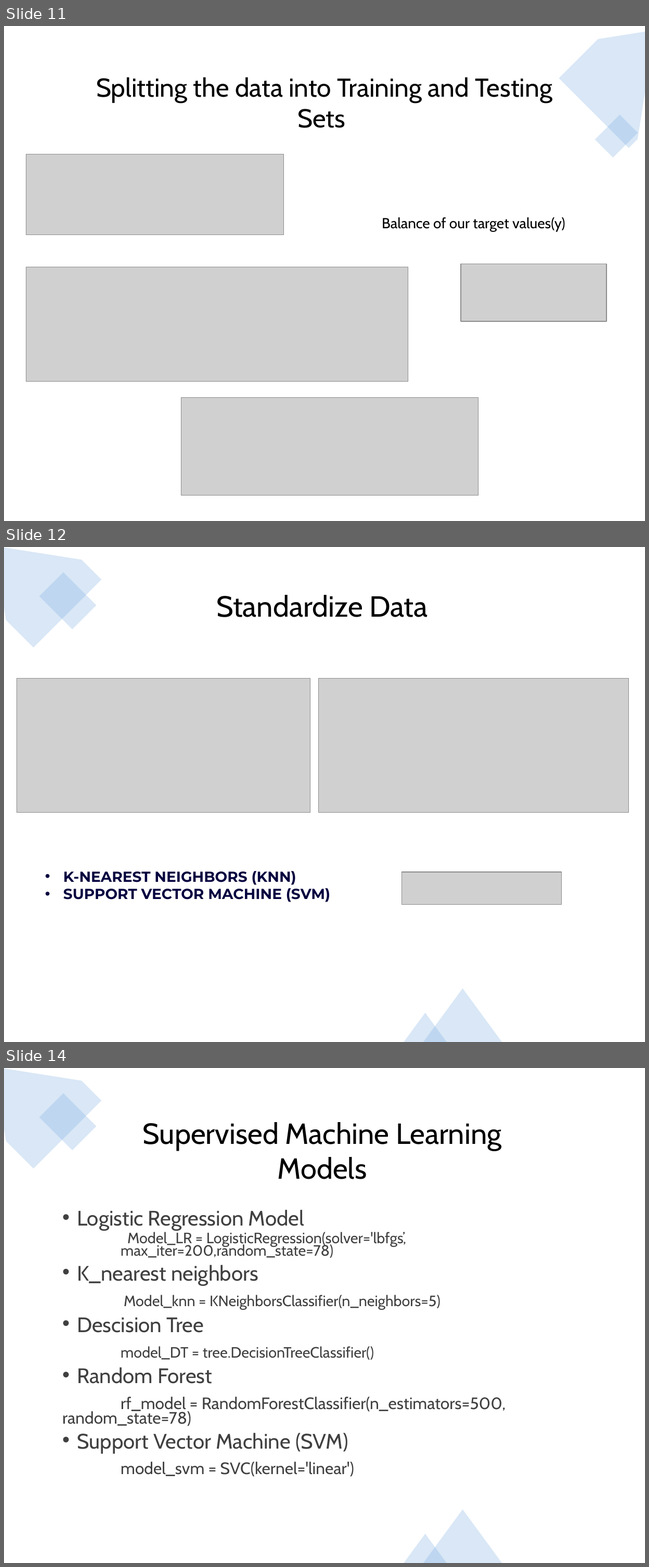
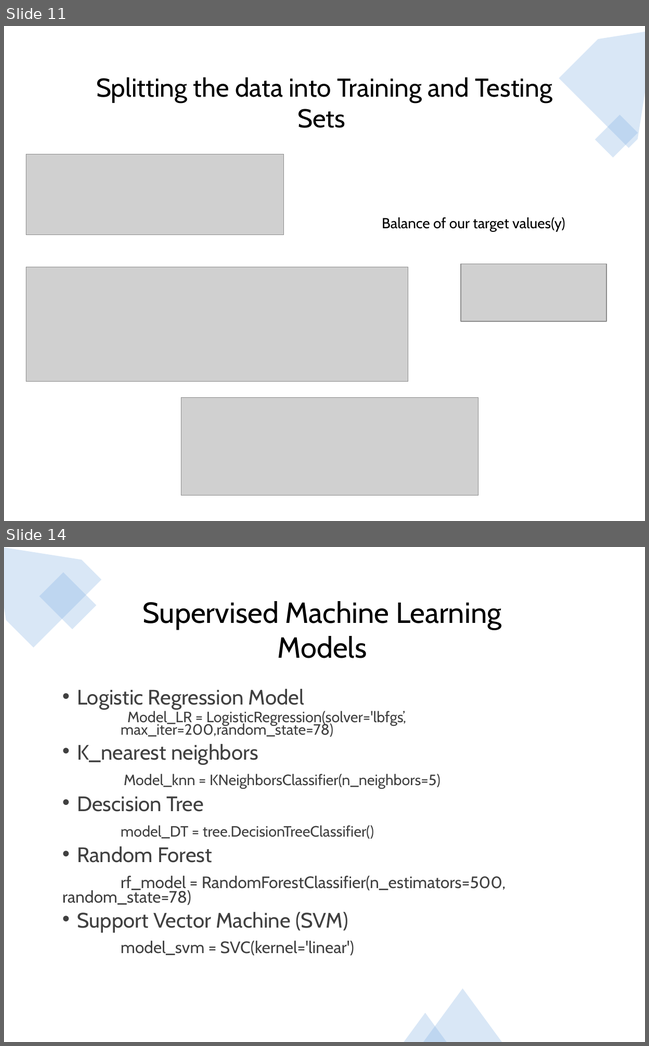
Before and after one commit to jojoalva/Stroke-Project-4, a slide deck: Presentation/Project4_presentation_draft.pptx. Shown one above the other, each under a label of ours: slides 11, 12 and 14 before the commit, slides 11 and 14 after it; the slides between them are not shown. The pictures are 649x1567 and 649x1046 pixels, drawn with LibreOffice and Linux fonts; fonts in the diff are those of the drawing; grey boxes stand for pictures. Boxes give left, top, right and bottom in pixels: in the first picture for what was removed or moved away, otherwise in the second. Text is boxed around its words. In the diff, an @@ line names an element or a change of style, - is before the commit and + after.

```diff
--- a/Presentation/Project4_presentation_draft.pptx
+++ b/Presentation/Project4_presentation_draft.pptx
@@ slide 12 removed at box(4, 547, 645, 1042), background #FFFFFF; not listed: 2 template elements that a slide beside it also shows @@
@@ rectangle removed at box(4, 547, 645, 1042) @@
@@ freeform shape removed at box(4, 547, 101, 648) @@
@@ freeform shape removed at box(495, 547, 645, 654) @@
@@ rectangle removed at box(39, 572, 96, 629) @@
@@ rectangle removed at box(519, 589, 580, 649) @@
@@ text removed at box(216, 595, 427, 617) @@
-Standardize Data
@@ picture removed at box(17, 678, 310, 813) @@
@@ picture removed at box(319, 678, 629, 813) @@
@@ text removed at box(63, 871, 330, 902) @@
-• K-NEAREST NEIGHBORS (KNN)
-• SUPPORT VECTOR MACHINE (SVM)
@@ picture removed at box(402, 872, 561, 905) @@
@@ triangle removed at box(423, 988, 502, 1042) @@
@@ triangle removed at box(403, 1013, 447, 1042) @@
```
Also in this commit, not shown: 5 slides changed, 2 slides added, 2 other slides removed, 4 other files.
